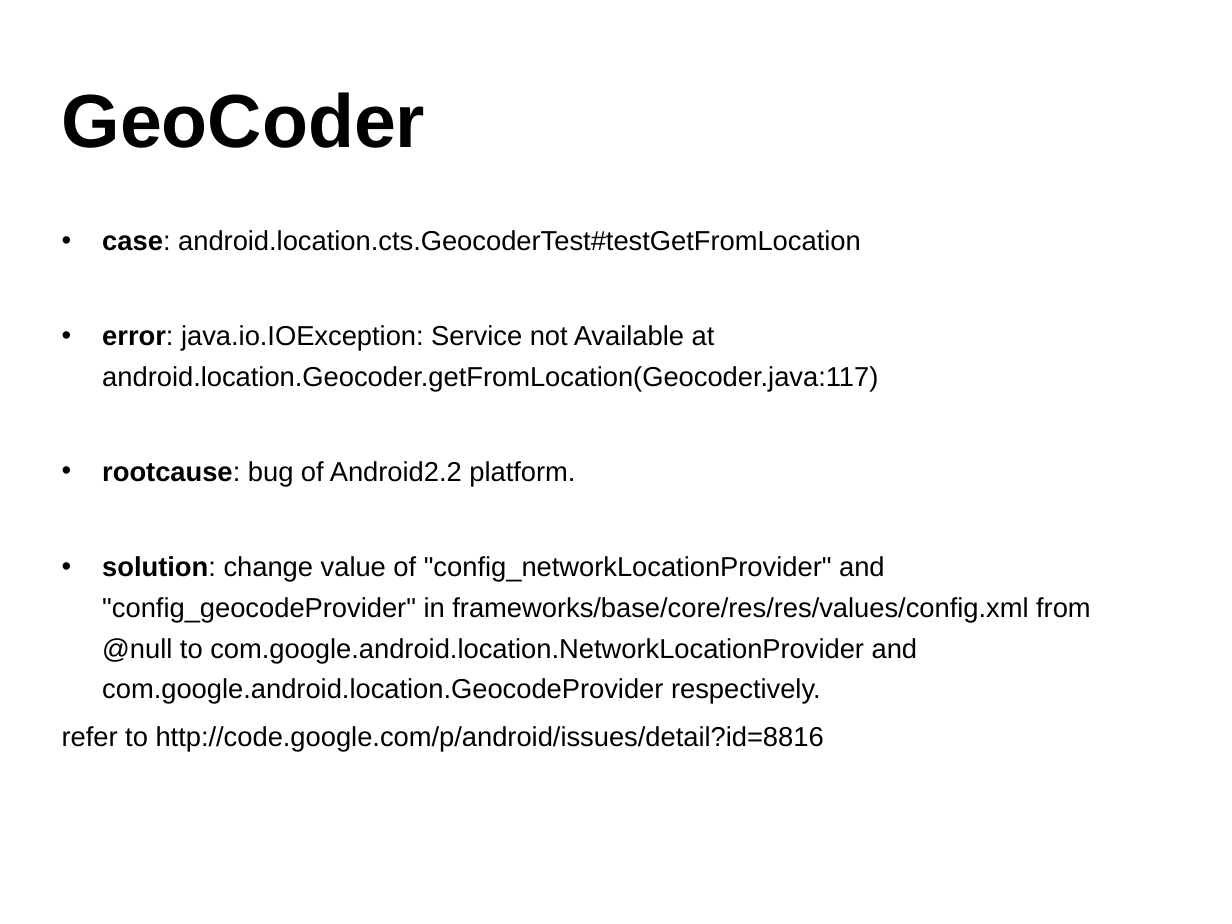
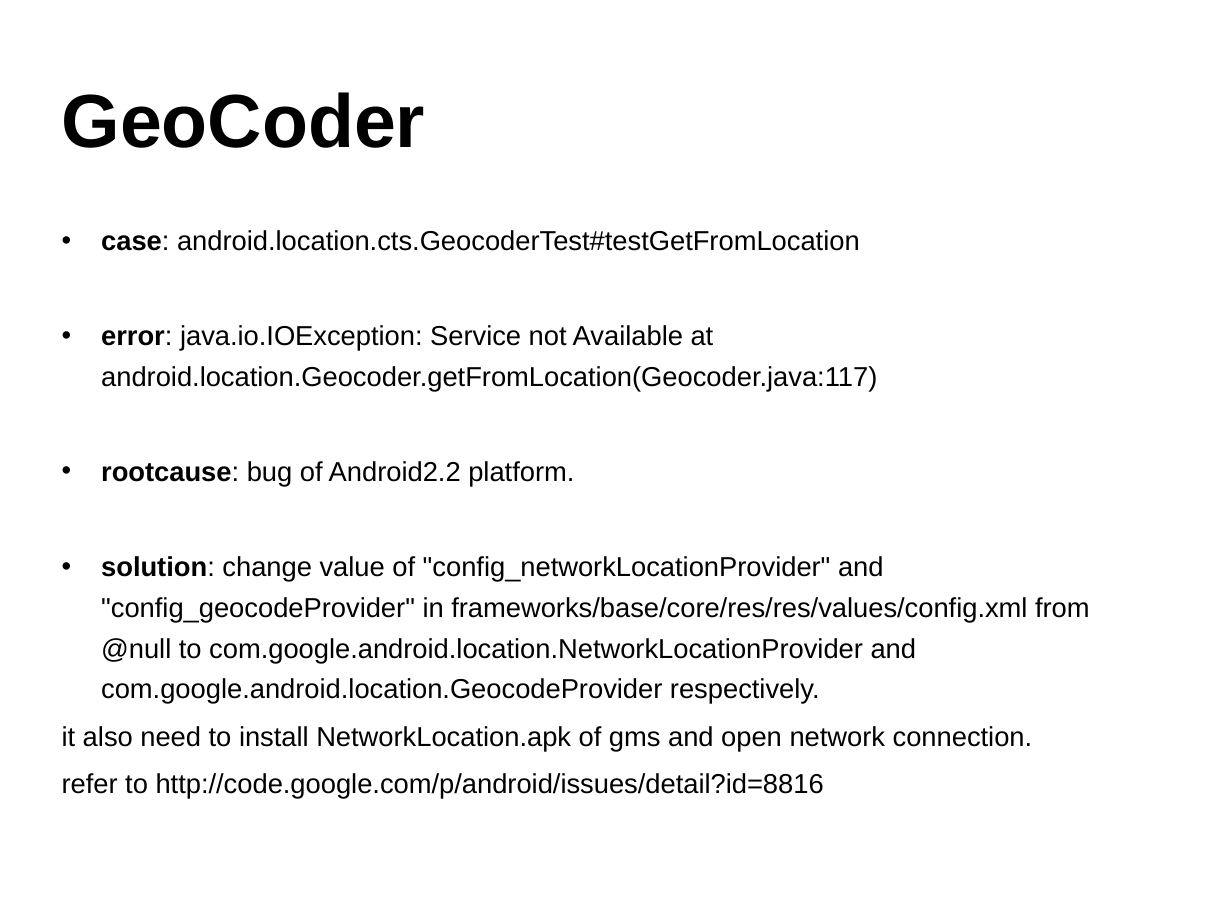
Before and after one commit to widerules/system-information, a slide deck: slide 31 of cts/CTS-training.ppt. Drawn at 1232x924 pixels with LibreOffice and Linux fonts; fonts in the diff are those of the drawing; background and template pictures are left out. Boxes give left, top, right and bottom in pixels: in the first picture for what was removed or moved away, otherwise in the second. Text is boxed around its words. In the diff, an @@ line names an element or a change of style, - is before the commit and + after.

```diff
--- a/cts/CTS-training.ppt
+++ b/cts/CTS-training.ppt
@@ text at box(62, 230, 1090, 799): indent changed @@
@@ text at box(62, 726, 1033, 752): paragraph added @@
+it also need to install NetworkLocation.apk of gms and open network connection.
```
Also in this commit, not shown: 32 other slides changed.
